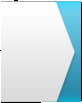
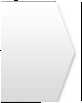
The second 82 × 103 image is a revision of the first. Changes to its layers:
added group "EDIT" with 1 layers in group "Kory V2" over [2, 1, 80, 102]
added layer "Layer 3" in group "EDIT" over [2, 1, 80, 102]
hid "Default" (3rd of 3, in "Kory V2") over [2, 1, 81, 102]
